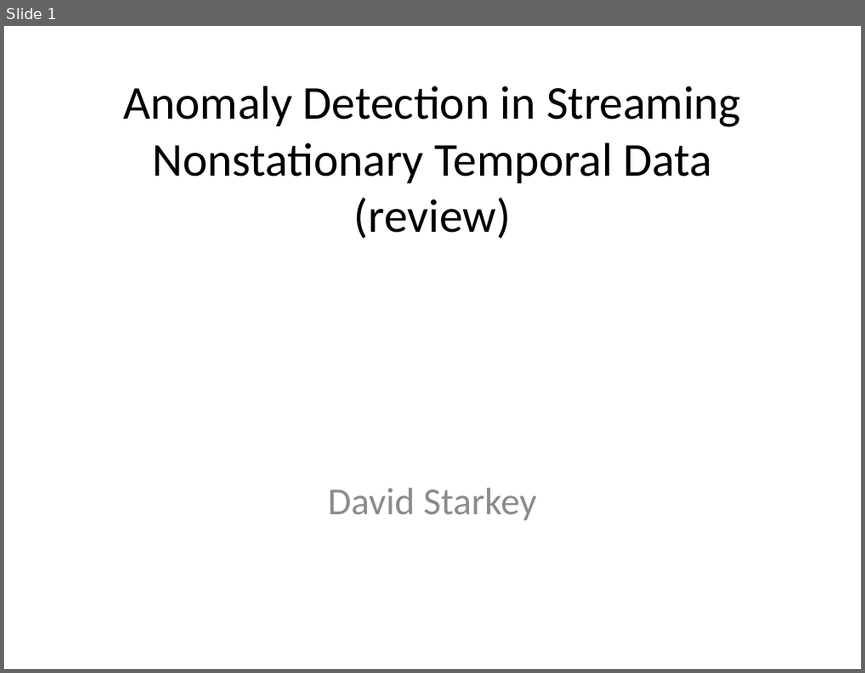
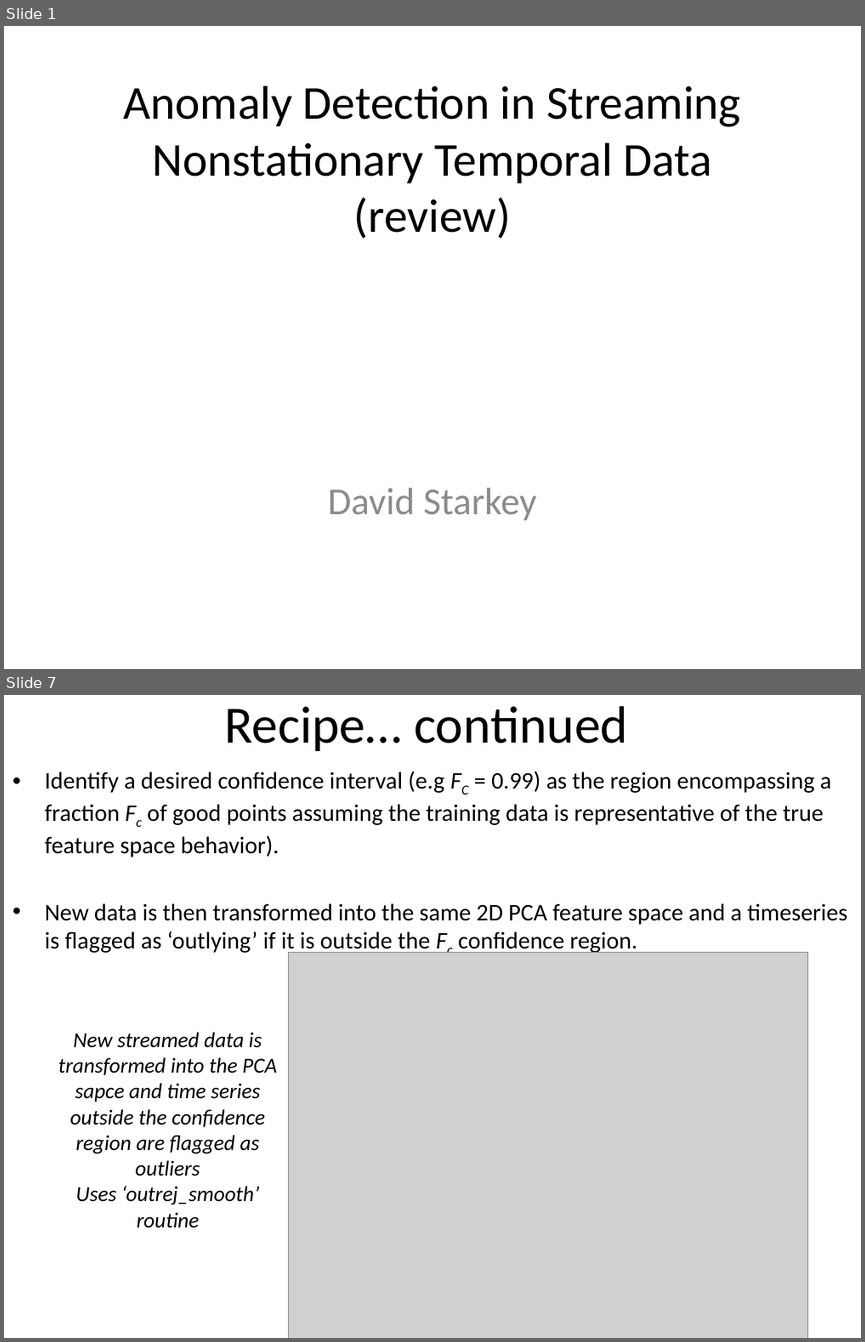
Before and after one commit to drds1/projects, a slide deck: outlier_detection/presentation_outlier_rejection.pptx. Shown one above the other, each under a label of ours: slide 1 before the commit, slides 1 and 7 after it; the slides between them are not shown. The pictures are 865x673 and 865x1342 pixels, drawn with LibreOffice and Linux fonts; fonts in the diff are those of the drawing; grey boxes stand for pictures. Boxes give left, top, right and bottom in pixels: in the first picture for what was removed or moved away, otherwise in the second. Text is boxed around its words. In the diff, an @@ line names an element or a change of style, - is before the commit and + after.

```diff
--- a/outlier_detection/presentation_outlier_rejection.pptx
+++ b/outlier_detection/presentation_outlier_rejection.pptx
@@ slide 7 added at bbox=[4, 695, 861, 1338], background #FFFFFF @@
@@ title added at bbox=[225, 706, 628, 751], 44 pt, text #000000 @@
+Recipe… continued
@@ text added at bbox=[45, 771, 847, 954], 20 pt, text #000000 @@
+• Identify a desired confidence interval (e.g FC = 0.99) as the region encompassing a fraction Fc of good points assuming the training data is representative of the true feature space behavior).
+• New data is then transformed into the same 2D PCA feature space and a timeseries is flagged as ‘outlying’ if it is outside the Fc confidence region.
@@ picture added at bbox=[289, 953, 808, 1338] @@
@@ text added at bbox=[58, 1032, 277, 1227], 18 pt, text #000000, italic @@
+New streamed data is transformed into the PCA sapce and time series outside the confidence region are flagged as outliers
+Uses ‘outrej_smooth’ routine
```
Also in this commit, not shown: 8 other slides added, 2 slides removed, 4 other files.
